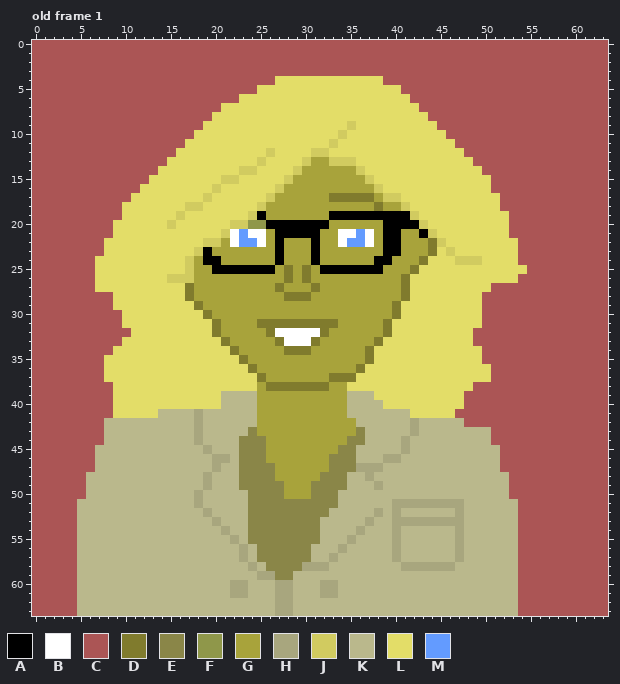
File history of a pixel-art file, assets/art/assisstant.aseprite. Above: the version before the commit.
64x64 pixels, 1 frame. Shown: old frame 1. The commit also changed other frames, which this record leaves out.
Palette (. is transparent): A #000000  B #ffffff  C #ab5555  D #807b2d  E #8a8648  F #8f974a  G #a8a33b  H #a8a67e  J #d1cb60  K #bab88c  L #e3dd68  M #639bff
Now the later version:
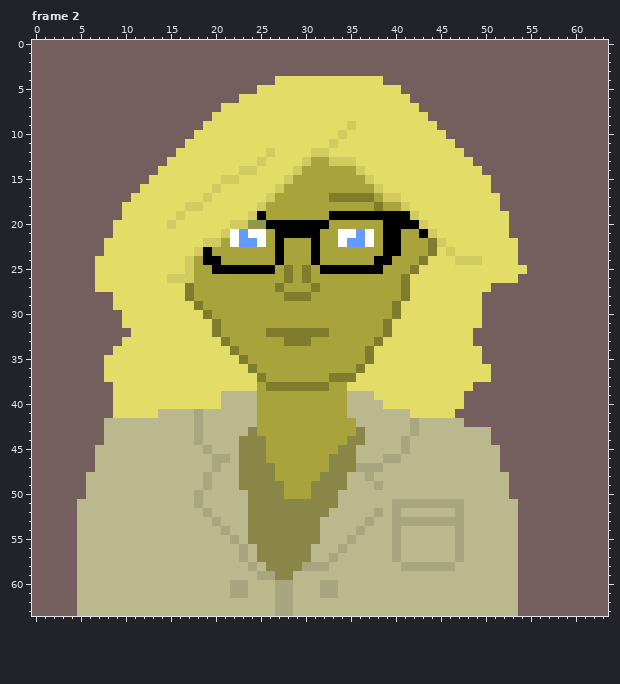
A new or re-ordered frame is compared with the old frame closest to it.
The exact change:
frames 1 -> 2
colour C: #ab5555 -> #755e5e
Frame 2 is new; against old frame 1:
y 31: x 25..33 DDDDDDDDD -> GGGGGGGGG
y 32: x 27..31 BBBBB -> DDDDD
y 33: x 27..31 DBBBD -> GDDDG
y 34: x 28..30 DDD -> GGG
